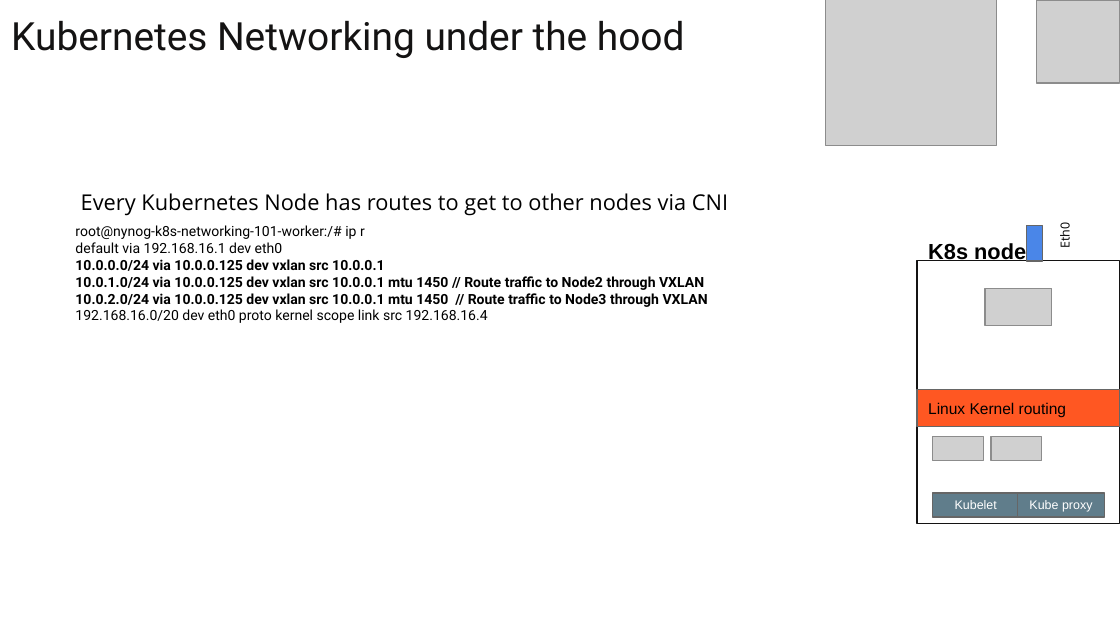
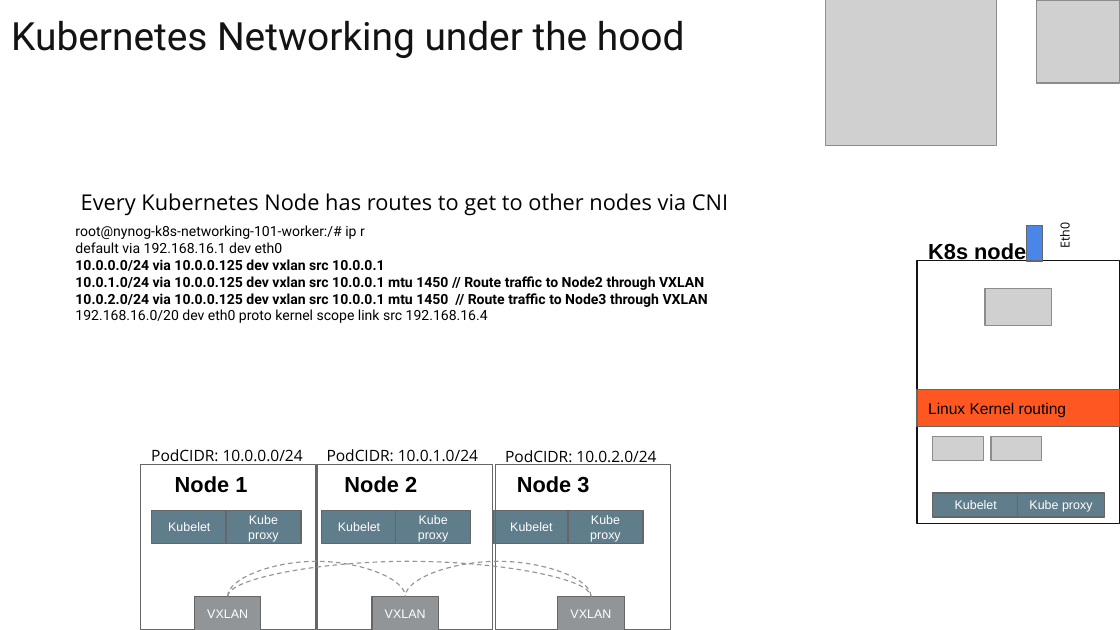
Before and after one commit to burnyd/nynog-k8s-networking-101, a slide deck: slide 11 of Nynog-K8s-networking-101.pptx. Drawn at 1120x630 pixels with LibreOffice and Linux fonts; fonts in the diff are those of the drawing; grey boxes stand for pictures. Boxes give left, top, right and bottom in pixels: in the first picture for what was removed or moved away, otherwise in the second. Text is boxed around its words. In the diff, an @@ line names an element or a change of style, - is before the commit and + after.

Commit message:
Finished slides

```diff
--- a/Nynog-K8s-networking-101.pptx
+++ b/Nynog-K8s-networking-101.pptx
@@ text added at <box>151,449,303,465</box>, 10 pt, text #000000 @@
+PodCIDR: 10.0.0.0/24
@@ text added at <box>327,449,478,465</box>, 10 pt, text #000000 @@
+PodCIDR: 10.0.1.0/24
@@ rectangle added at <box>140,465,316,630</box>, outline #666666 0.75 pt @@
@@ text added at <box>175,476,247,493</box>, 14 pt, text #000000, bold @@
+Node 1
@@ rectangle added at <box>317,465,493,630</box>, outline #666666 0.75 pt @@
@@ text added at <box>344,476,417,493</box>, 14 pt, text #000000, bold @@
+Node 2
@@ rectangle added at <box>495,465,671,630</box>, outline #666666 0.75 pt @@
@@ text added at <box>505,450,656,465</box>, 10 pt, text #000000 @@
+PodCIDR: 10.0.2.0/24
@@ text added at <box>517,476,589,493</box>, 14 pt, text #000000, bold @@
+Node 3
@@ rectangle added at <box>152,511,227,543</box>, fill #607D8B, outline #666666 0.75 pt, 8 pt, text #FFFFFF @@
+Kubelet
@@ rectangle added at <box>226,511,301,543</box>, fill #607D8B, outline #666666 0.75 pt, 8 pt, text #FFFFFF @@
+Kube proxy
@@ rectangle added at <box>321,511,396,543</box>, fill #607D8B, outline #666666 0.75 pt, 8 pt, text #FFFFFF @@
+Kubelet
@@ rectangle added at <box>395,511,470,543</box>, fill #607D8B, outline #666666 0.75 pt, 8 pt, text #FFFFFF @@
+Kube proxy
@@ rectangle added at <box>494,511,569,543</box>, fill #607D8B, outline #666666 0.75 pt, 8 pt, text #FFFFFF @@
+Kubelet
@@ rectangle added at <box>568,511,643,543</box>, fill #607D8B, outline #666666 0.75 pt, 8 pt, text #FFFFFF @@
+Kube proxy
@@ curved line added from (227, 596) to (405, 597), #929598 0.75 pt dashed @@
@@ curved line added from (227, 596) to (591, 597), #929598 0.75 pt dashed @@
@@ curved line added from (591, 596) to (405, 597), #929598 0.75 pt dashed @@
@@ rectangle added at <box>195,596,261,629</box>, fill #929598, outline #666666 0.75 pt, 8 pt, text #FFFFFF @@
+VXLAN
@@ rectangle added at <box>372,596,438,629</box>, fill #929598, outline #666666 0.75 pt, 8 pt, text #FFFFFF @@
+VXLAN
@@ rectangle added at <box>558,596,624,629</box>, fill #929598, outline #666666 0.75 pt, 8 pt, text #FFFFFF @@
+VXLAN
```
Also in this commit, not shown: 10 other slides changed.
